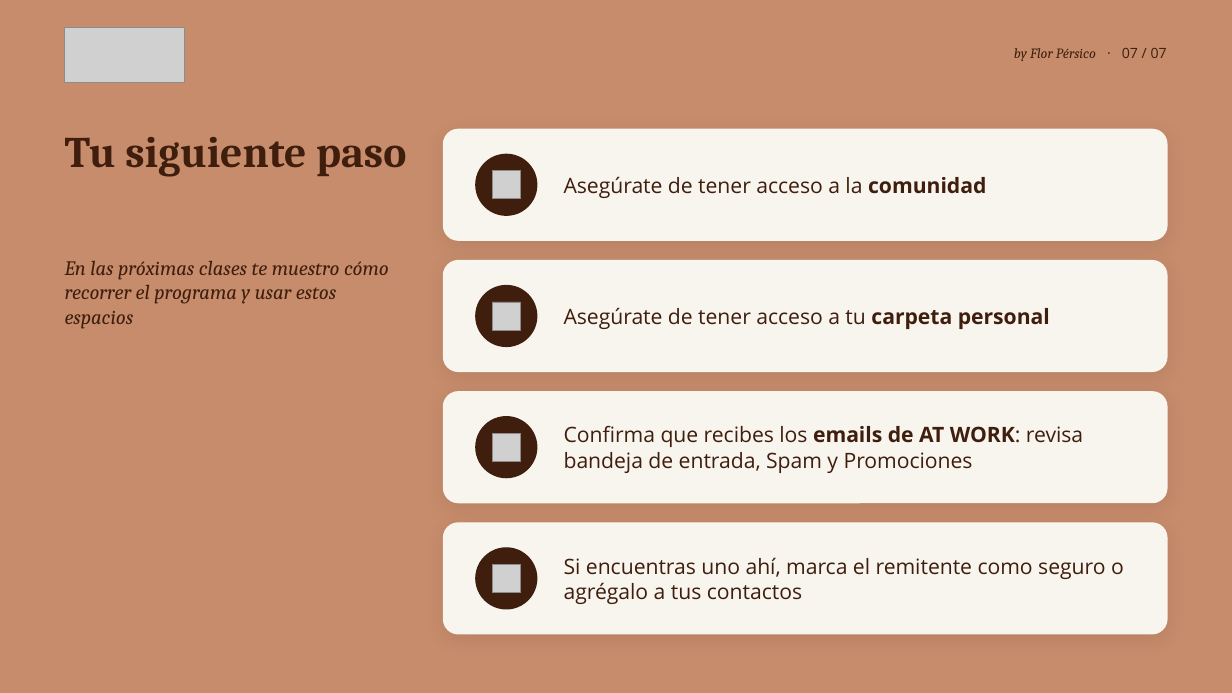
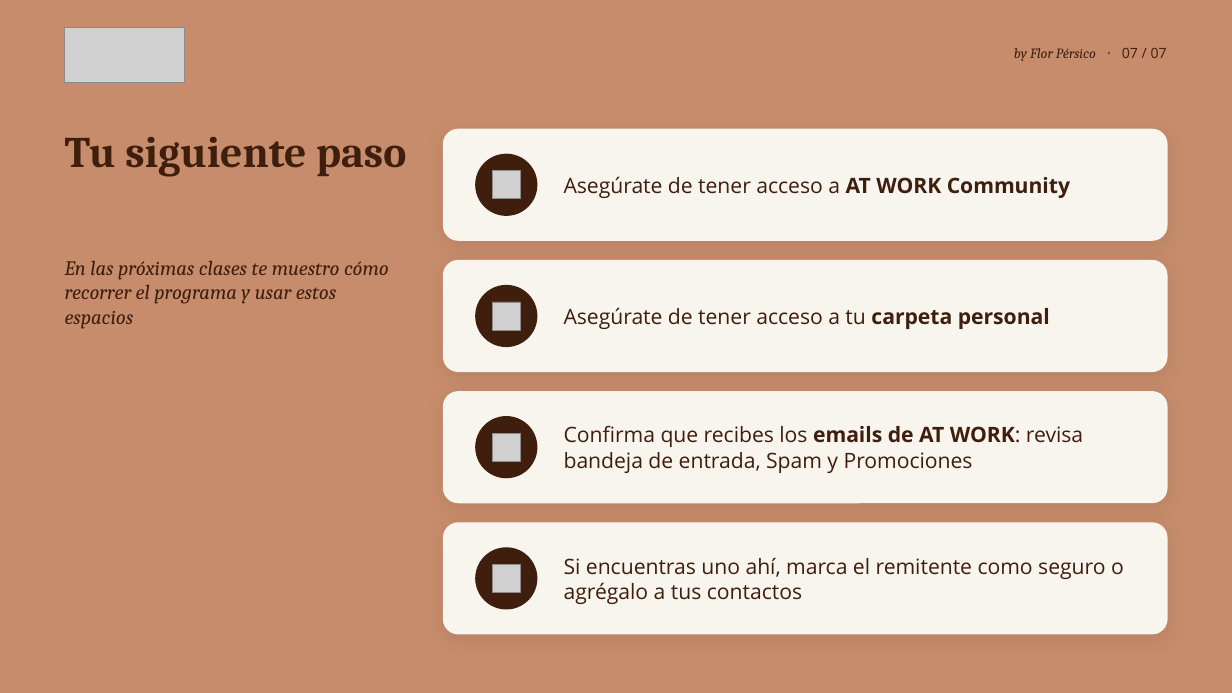
Before and after one commit to florenciapersico-ctrl/brakingbarriersatwork, a slide deck: slide 7 of onboarding/presentaciones/ONB03_Tu_ecosistema_AT_WORK.pptx. Drawn at 1232x693 pixels with LibreOffice and Linux fonts; fonts in the diff are those of the drawing; grey boxes stand for pictures. Boxes give left, top, right and bottom in pixels: in the first picture for what was removed or moved away, otherwise in the second. Text is boxed around its words. In the diff, an @@ line names an element or a change of style, - is before the commit and + after.

```diff
--- a/onboarding/presentaciones/ONB03_Tu_ecosistema_AT_WORK.pptx
+++ b/onboarding/presentaciones/ONB03_Tu_ecosistema_AT_WORK.pptx
@@ text at [564, 176, 1070, 198]: text changed @@
-Asegúrate de tener acceso a la comunidad
+Asegúrate de tener acceso a AT WORK Community
```
Also in this commit, not shown: 2 other slides changed, 24 other files.
